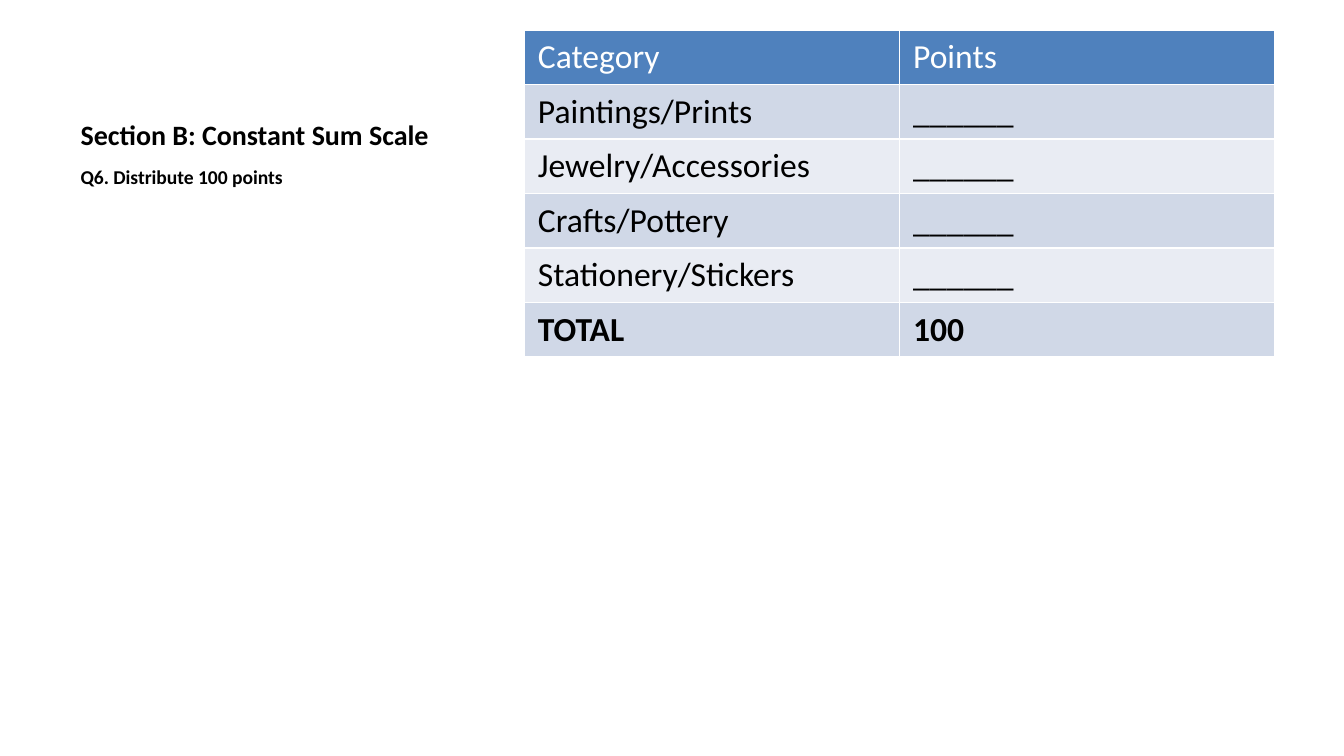
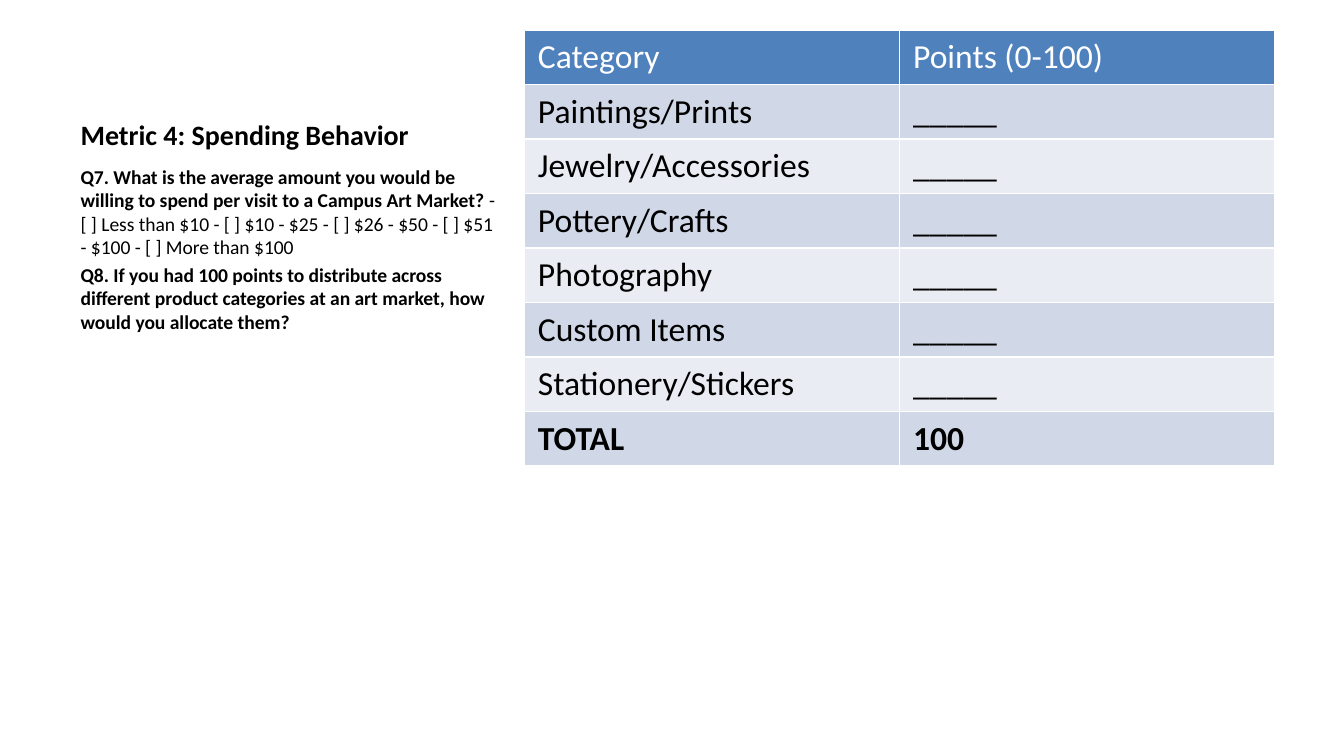
Before and after one commit to Faisal-imtiyaz123/marketing_research, a slide deck: slide 7 of presentation.pptx (slide 13 before the commit). Drawn at 1344x756 pixels with LibreOffice and Linux fonts; fonts in the diff are those of the drawing. Boxes give left, top, right and bottom in pixels: in the first picture for what was removed or moved away, otherwise in the second. Text is boxed around its words. In the diff, an @@ line names an element or a change of style, - is before the commit and + after.

```diff
--- a/presentation.pptx
+++ b/presentation.pptx
@@ table at <box>524,30,1274,673</box> @@
-row 1: Category | Points
-row 2: Paintings/Prints | ______
-row 3: Jewelry/Accessories | ______
-row 4: Crafts/Pottery | ______
-row 5: Stationery/Stickers | ______
+row 1: Category | Points (0-100)
+row 2: Paintings/Prints | _____
+row 3: Jewelry/Accessories | _____
+row 4: Pottery/Crafts | _____
+row 5: Photography | _____
+row 6: Custom Items | _____
+row 7: Stationery/Stickers | _____
@@ title at <box>81,125,408,150</box>: text changed @@
-Section B: Constant Sum Scale
+Metric 4: Spending Behavior
@@ text at <box>81,170,493,332</box>: text changed @@
-Q6. Distribute 100 points
+Q7. What is the average amount you would be willing to spend per visit to a Campus Art Market? - [ ] Less than $10 - [ ] $10 - $25 - [ ] $26 - $50 - [ ] $51 - $100 - [ ] More than $100
+Q8. If you had 100 points to distribute across different product categories at an art market, how would you allocate them?
```
Also in this commit, not shown: 6 other slides changed, 21 slides added, 14 slides removed, 4 other files.
